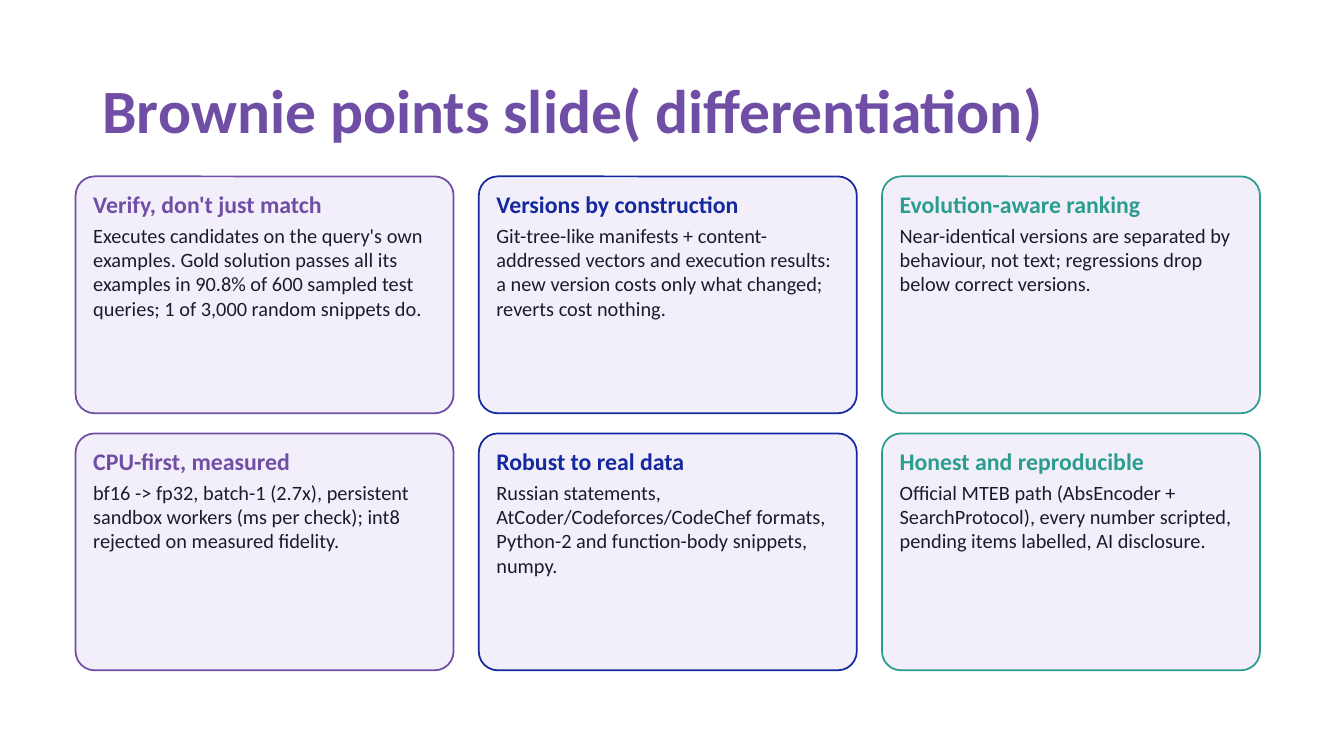
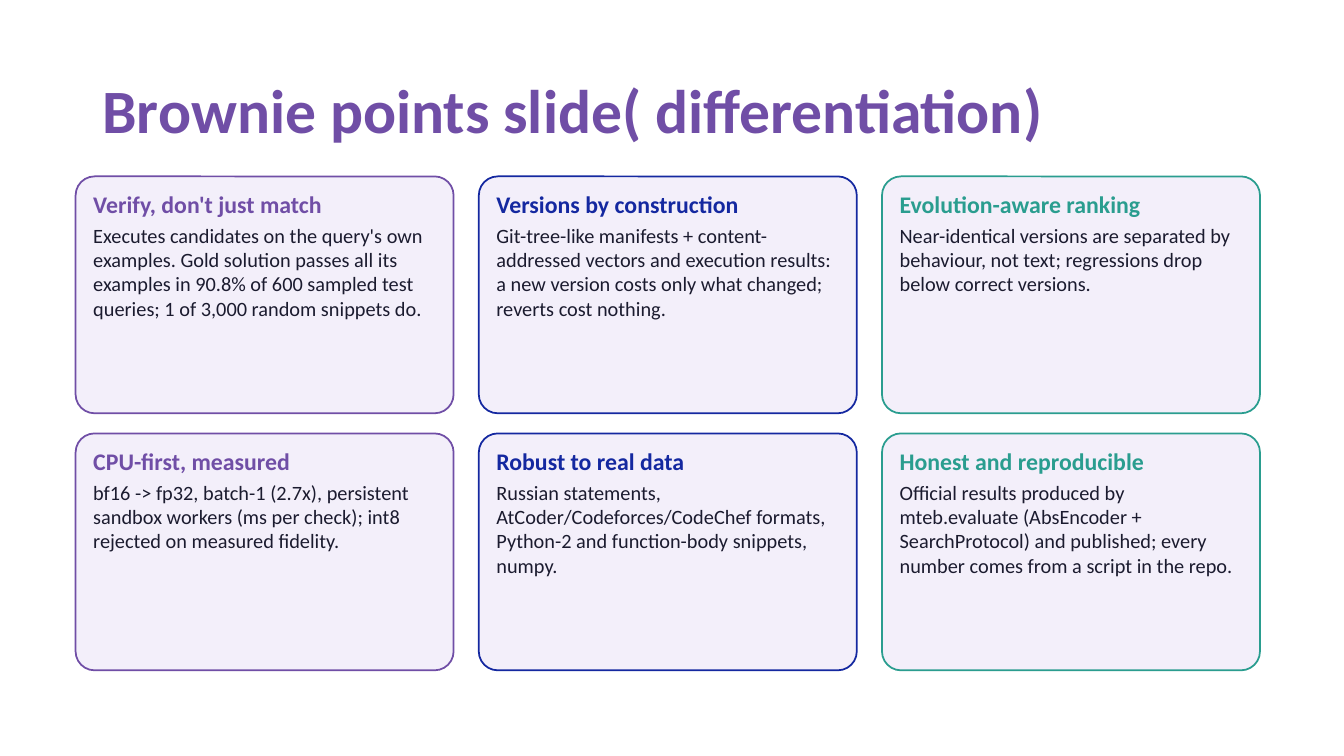
Before and after one commit to kanika190905/litmus, a slide deck: slide 10 of presentation/Litmus_PRISM_Submission.pptx. Drawn at 1344x756 pixels with LibreOffice and Linux fonts; fonts in the diff are those of the drawing. Boxes give left, top, right and bottom in pixels: in the first picture for what was removed or moved away, otherwise in the second. Text is boxed around its words. In the diff, an @@ line names an element or a change of style, - is before the commit and + after.

Commit message:
Kaggle notebook clones the public repo; slide 10 wording

```diff
--- a/presentation/Litmus_PRISM_Submission.pptx
+++ b/presentation/Litmus_PRISM_Submission.pptx
@@ text in rounded rectangle at box(900, 486, 1232, 577): text changed @@
-Official MTEB path (AbsEncoder + SearchProtocol), every number scripted, pending items labelled, AI disclosure.
+Official results produced by mteb.evaluate (AbsEncoder + SearchProtocol) and published; every number comes from a script in the repo.
```
Also in this commit, not shown: 4 other files.
